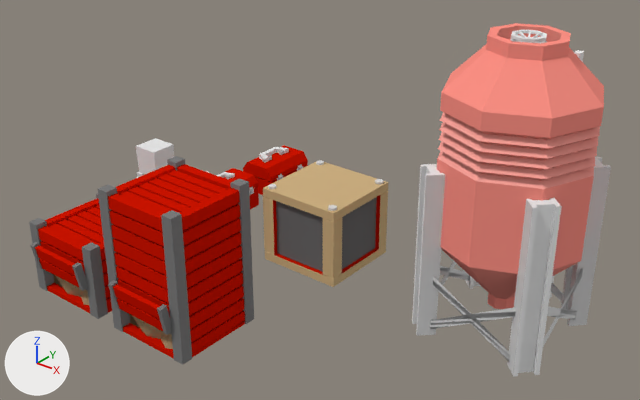
Renders of the Blender file crops/farm/bricks/support.blend from each side of a commit.
Rendered twice from a 50 mm camera at (22.3, -28.3, 20.3) aimed at (2.0, -3.0, 4.6). Lighting does not change. The marker at lower left points along +X, +Y and +Z. Objects named as collision shapes, trigger or cutter boxes, shadow casters or lower levels of detail are left out.

The first picture shows 'compostBin', 'compostBin.001', 'crate', 'player_base_Mesh.042', 'silo', 'toolbox_largefeatures qt'.
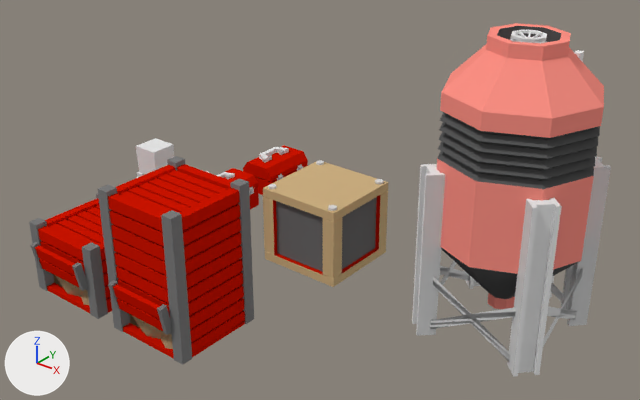
Pixel boxes (x1, y1, x2, y2) of what changed, in the pictures (640 x 400 px):
'silo', recoloured
    both: (437, 23, 601, 302)

Diff of the bpy script that builds the scene:
```diff
--- a/crops/farm/bricks/support.blend.py
+++ b/crops/farm/bricks/support.blend.py
@@ mat_blank_silo_cadd @@
 mat_blank_silo_cadd = diffuse_material('blank silo cadd')
-mat_blank_silo_cadd.base_color = (1.0, 0.389, 0.338)  # pink #ffa89d
+mat_blank_silo_cadd.base_color = (0.1, 0.1, 0.1)  # dark grey #595959
@@ mat_blank_silo_csub @@
 mat_blank_silo_csub = diffuse_material('blank silo csub')
-mat_blank_silo_csub.base_color = (0.9, 0.289, 0.238)  # pink #f39286
+mat_blank_silo_csub.base_color = (0.1, 0.1, 0.1)  # dark grey #595959
```
